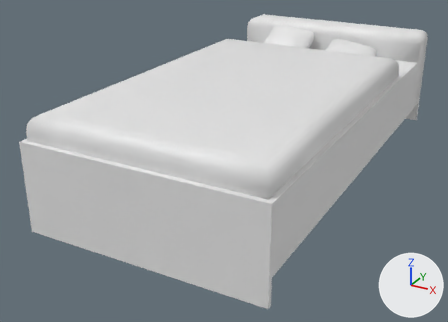
An edit to the FBX model Running out of space/Assets/Meshes/Lit.FBX, drawn before and after from the same camera.
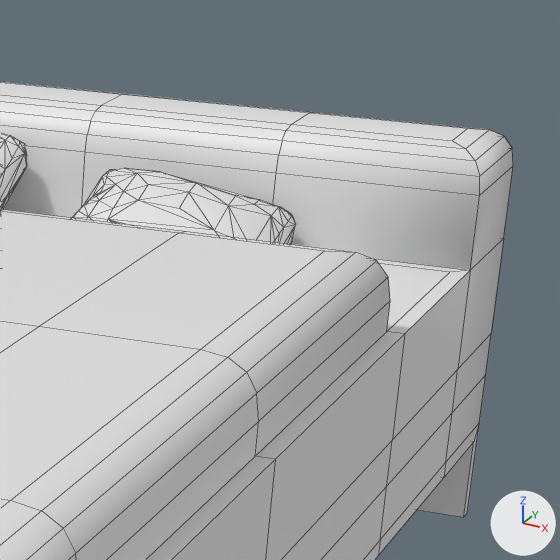
There are two pictures of each version: one whole from a 50 mm lens placed at (1.194, -2.474, 1.207), pointed at (-0.072, -0.171, 0.056), one close up on the part from 69% to 98% of the width and 0% to 40% of the height. Lighting does not change. The marker at lower right points along +X, +Y and +Z. The close-ups show mesh edges as thin lines. Where no turn or scale is listed for an object, it has been applied to the vertices.
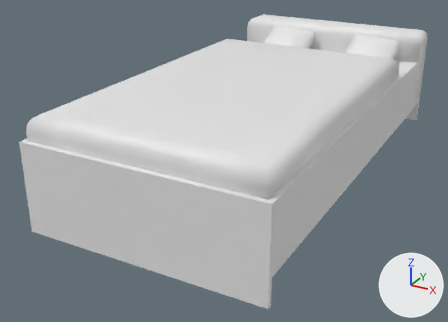
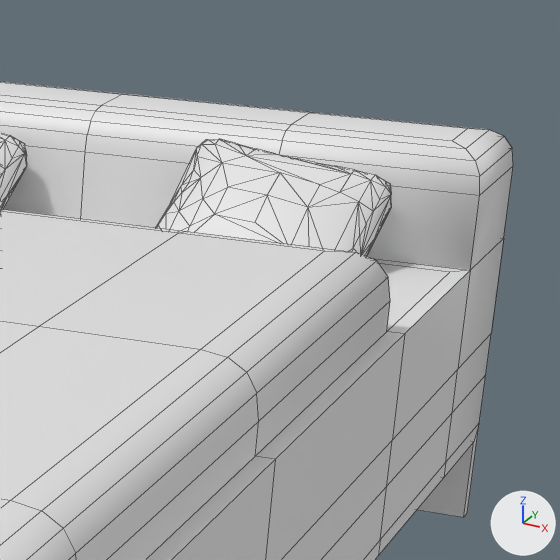
The newer file is also turned or shifted as a whole; pictures and numbers use the older file's frame.

Changed parts and their boxes [x1, y1, x2, y2] in the close-ups (560 x 560 px):
'Box003', moved, turned
    before: [72, 168, 296, 244]
    after: [156, 139, 391, 257]

The edits, one by one:
Object 'Box003' (ob_box003) moves from (0.18, 0.691, 0.402) to (0.282, 0.724, 0.418).
Object 'Box003' (ob_box003) turns from (-10, 10, -89) to (-11, 36, -100) degrees about x, y and z.
